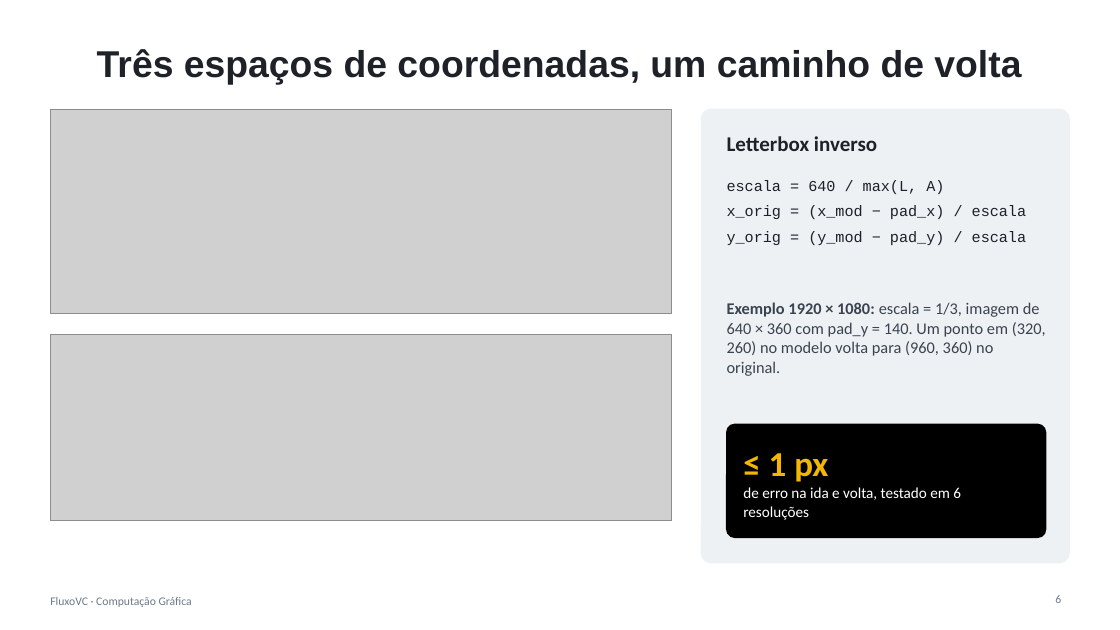
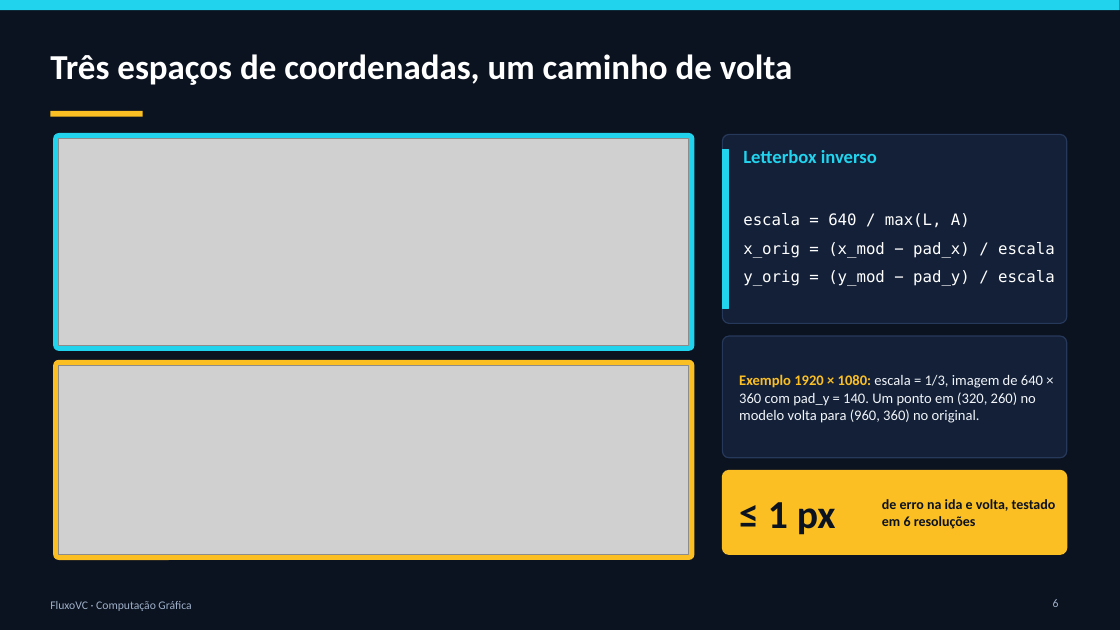
Before and after one commit to LuisHenrique1523/FluxoVC, a slide deck: slide 6 of docs/FluxoVC_apresentacao.pptx. Drawn at 1120x630 pixels with LibreOffice and Linux fonts; fonts in the diff are those of the drawing; grey boxes stand for pictures. Boxes give left, top, right and bottom in pixels: in the first picture for what was removed or moved away, otherwise in the second. Text is boxed around its words. In the diff, an @@ line names an element or a change of style, - is before the commit and + after.

```diff
--- a/docs/FluxoVC_apresentacao.pptx
+++ b/docs/FluxoVC_apresentacao.pptx
@@ background #FFFFFF to #0B1220 @@
@@ rectangle added at <box>0,0,1120,10</box>, fill #22D3EE @@
@@ title "Três espaços de coordenadas, um ..." at <box>50,54,793,85</box>: size 32 to 30 pt, font Arial to Calibri, text colour #1E2228 to #FFFFFF; alignment centre to left @@
@@ rectangle added at <box>50,111,143,117</box>, fill #FBBF24 @@
@@ rounded rectangle removed at <box>702,109,1070,563</box> @@
@@ rounded rectangle added at <box>54,134,694,350</box>, fill #22D3EE, outline #22D3EE 1 pt @@
@@ picture: place and size @@
-picture at <box>50,109,672,313</box>
+picture at <box>59,139,689,345</box>
@@ rounded rectangle added at <box>723,134,1067,323</box>, fill #132038, outline #27395B 1 pt @@
@@ text "Letterbox inverso": place and size @@
-text "Letterbox inverso" at <box>727,136,877,151</box>
+text "Letterbox inverso" at <box>743,150,877,163</box>
@@ text "Letterbox inverso" at <box>743,150,877,163</box>: size 18 to 16 pt, text colour #1E2228 to #22D3EE @@
@@ rectangle added at <box>723,150,728,308</box>, fill #22D3EE, outline #22D3EE 1 pt @@
@@ text "escala = 640 / max(L, ...": place and size @@
-text "escala = 640 / max(L, ..." at <box>727,180,1027,245</box>
+text "escala = 640 / max(L, ..." at <box>743,213,1055,286</box>
@@ text "escala = 640 / max(L, ..." at <box>743,213,1055,286</box>: size 13 to 13.5 pt, font Courier New to DejaVu Sans Mono, text colour #1E2228 to #FFFFFF; more space between paragraphs; vertical alignment top to middle @@
@@ rounded rectangle added at <box>723,336,1067,458</box>, fill #132038, outline #27395B 1 pt @@
@@ text "Exemplo 1920 × 1080: escala ...": place and size @@
-text "Exemplo 1920 × 1080: escala ..." at <box>727,302,1046,376</box>
+text "Exemplo 1920 × 1080: escala ..." at <box>739,374,1043,423</box>
@@ text "Exemplo 1920 × 1080: escala ..." at <box>739,374,1043,423</box>: size 14 to 12.5 pt; text colour #3A4350 to #FBBF24 in "Exemplo 1920 × 1080:"; text colour #3A4350 to #F1F5F9 in "escala = 1/3, imagem de 640 × ..."; vertical alignment top to middle @@
@@ rounded rectangle added at <box>54,360,694,560</box>, fill #FBBF24, outline #FBBF24 1 pt @@
@@ picture: place and size @@
-picture at <box>50,334,672,521</box>
+picture at <box>59,365,689,555</box>
@@ rounded rectangle: place and size @@
-rounded rectangle at <box>727,424,1046,538</box>
+rounded rectangle at <box>723,471,1067,555</box>
@@ rounded rectangle at <box>723,471,1067,555</box>: fill #000000 to #FBBF24; outline #000000 0.99 pt to #FBBF24 1 pt; proportions changed @@
@@ text at <box>769,453,828,482</box>: paragraph removed @@
-≤ 1 px
@@ text "de erro na ida e ...": place and size @@
-text "de erro na ida e ..." at <box>743,453,961,520</box>
+text "de erro na ida e ..." at <box>882,499,1056,529</box>
@@ text "de erro na ida e ..." at <box>882,499,1056,529</box>: size 13 to 12 pt, text colour #FFFFFF to #0B1220, bold on @@
@@ text added at <box>768,502,836,535</box>, 34 pt, text #0B1220, bold @@
+≤ 1 px
@@ text "FluxoVC · Computação Gráfica" at <box>50,601,191,611</box>: text colour #6C7A89 to #9FB0C8 @@
@@ page number at <box>1053,599,1059,607</box>: text colour #6C7A89 to #9FB0C8 @@
```
Also in this commit, not shown: 13 other slides changed.
